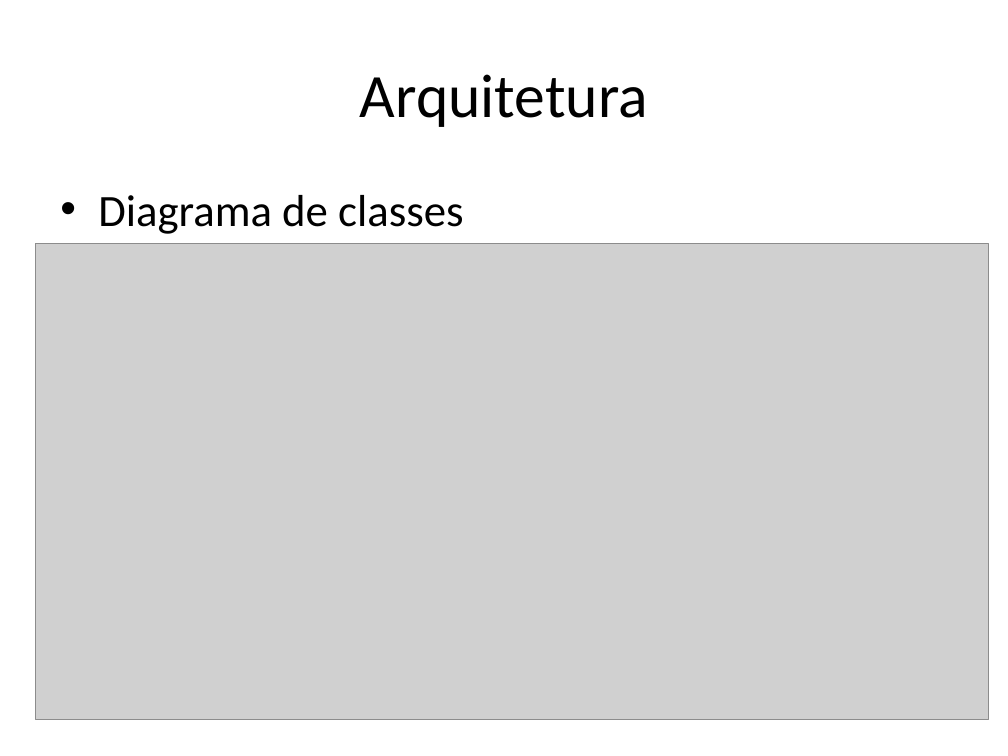
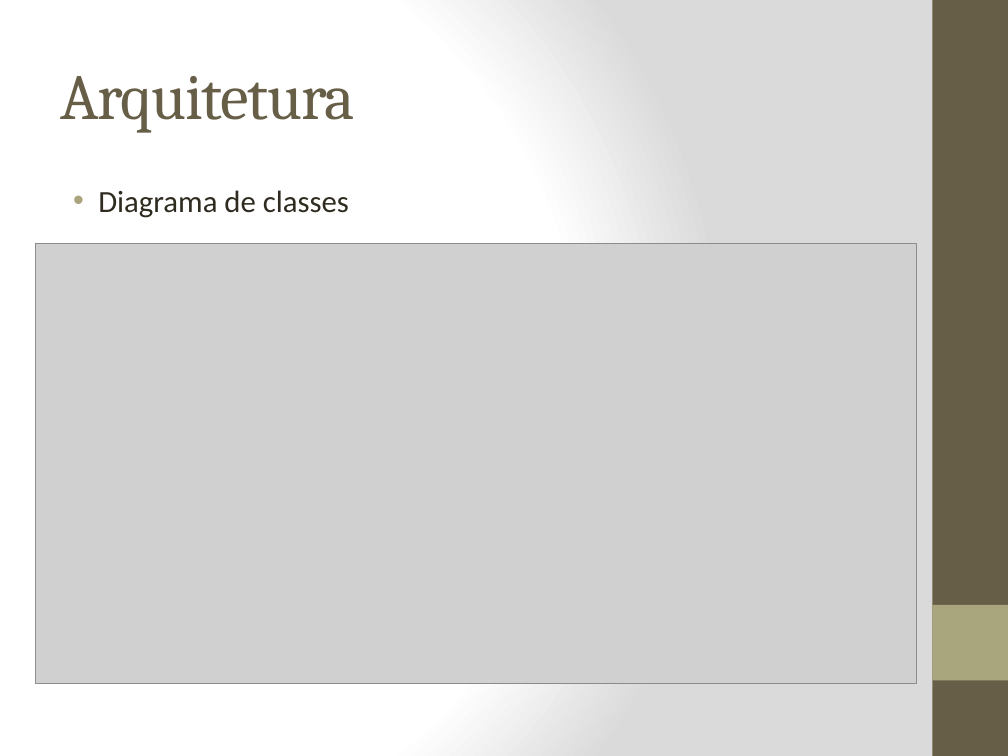
Before and after one commit to Ziul/glmaze, a slide deck: slide 9 of Apresentação/PacMan 3D.pptx. Drawn at 1008x756 pixels with LibreOffice and Linux fonts; fonts in the diff are those of the drawing; grey boxes stand for pictures. Boxes give left, top, right and bottom in pixels: in the first picture for what was removed or moved away, otherwise in the second. Text is boxed around its words. In the diff, an @@ line names an element or a change of style, - is before the commit and + after.

```diff
--- a/Apresentação/PacMan 3D.pptx
+++ b/Apresentação/PacMan 3D.pptx
@@ background #FFFFFF to gradient #FFFFFF to #DADADA @@
@@ rectangle added at [932, 0, 1008, 756], fill #675E47 @@
@@ title "Arquitetura" at [60, 76, 354, 133]: size 44 to 46 pt, font Calibri to Cambria, text colour #000000 to #675E47, letter spacing 0 to -1 pt; alignment centre to left @@
@@ text "Diagrama de classes" at [98, 190, 349, 218]: size 32 to 22 pt, text colour #000000 to #2F2B20; indent changed; less space between paragraphs @@
@@ picture: place and size @@
-picture at [35, 243, 988, 719]
+picture at [35, 243, 916, 683]
@@ rectangle added at [932, 605, 1008, 680], fill #A9A57C @@
```
Also in this commit, not shown: 12 other slides changed, 1 slide added, 1 slide removed.
